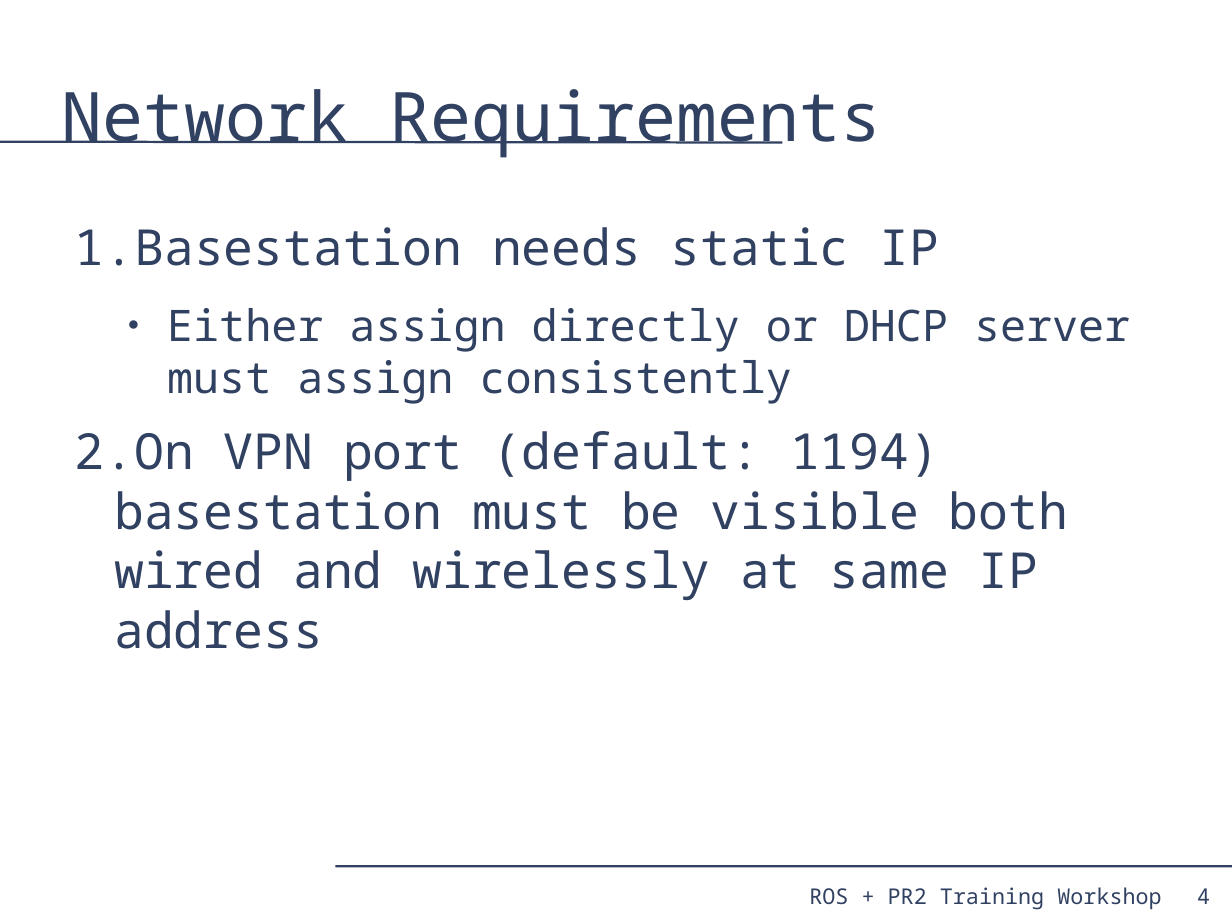
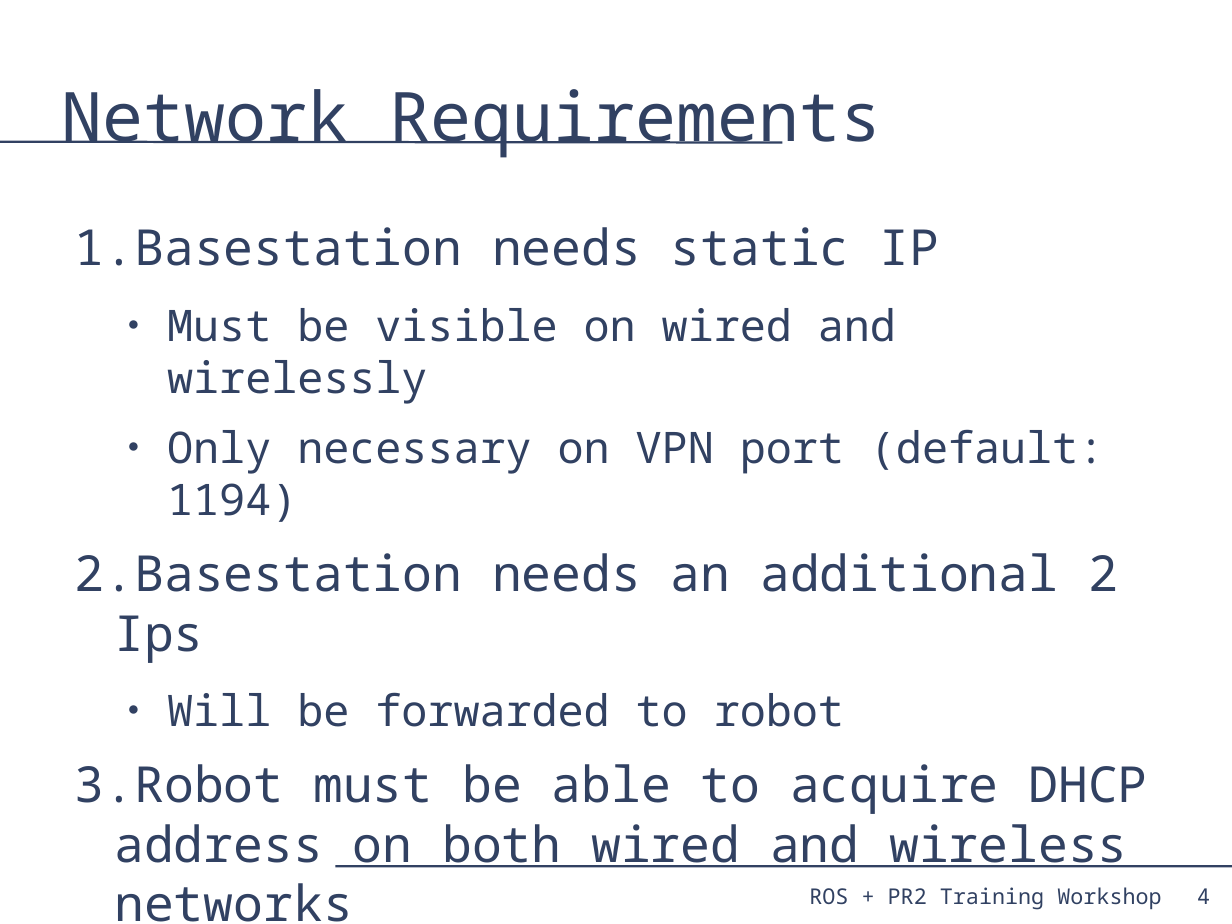
Before and after one commit to PR2/pr2_docs, a slide deck: slide 4 of pr2_training_workshop/installing_base_station/basestation.odp. Drawn at 1232x924 pixels with LibreOffice and Linux fonts; fonts in the diff are those of the drawing. Boxes give left, top, right and bottom in pixels: in the first picture for what was removed or moved away, otherwise in the second. Text is boxed around its words. In the diff, an @@ line names an element or a change of style, - is before the commit and + after.

```diff
--- a/pr2_training_workshop/installing_base_station/basestation.odp
+++ b/pr2_training_workshop/installing_base_station/basestation.odp
@@ text at (x1=75, y1=308, x2=1148, y2=922): text changed @@
-  ● Either assign directly or DHCP server must assign consistently
-2. On VPN port (default: 1194) basestation must be visible both wired and wirelessly at same IP address
+  ● Must be visible on wired and wirelessly
+  ● Only necessary on VPN port (default: 1194)
+2. Basestation needs an additional 2 Ips
+  ● Will be forwarded to robot
+3. Robot must be able to acquire DHCP address on both wired and wireless networks
```
Also in this commit, not shown: 1 other slide changed, 1 slide added, 1 slide removed, 2 other files.
